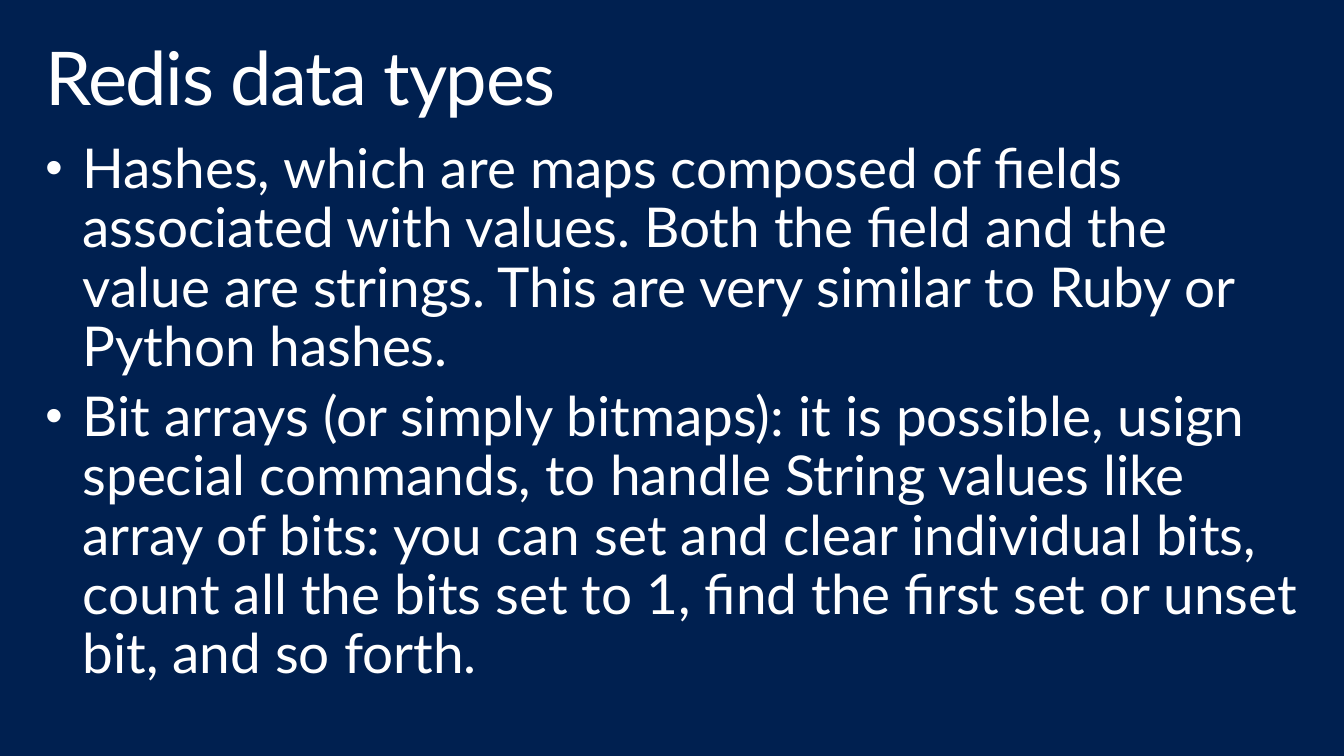
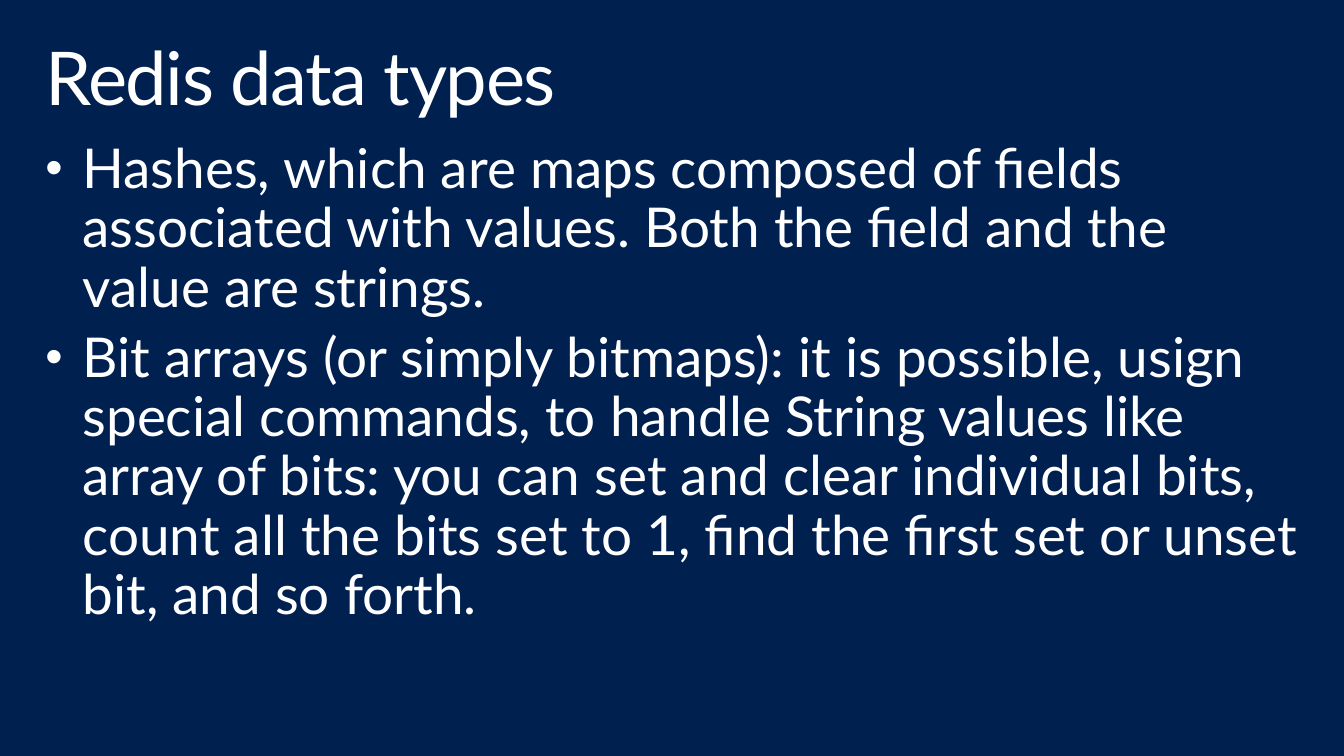
Before and after one commit to shawnweisfeld/20141210_Redis, a slide deck: slide 13 of Redis.pptx. Drawn at 1344x756 pixels with LibreOffice and Linux fonts; fonts in the diff are those of the drawing; background and template pictures are left out. Boxes give left, top, right and bottom in pixels: in the first picture for what was removed or moved away, otherwise in the second. Text is boxed around its words. In the diff, an @@ line names an element or a change of style, - is before the commit and + after.

```diff
--- a/Redis.pptx
+++ b/Redis.pptx
@@ text at [83,147,1167,317]: text changed @@
-• Hashes, which are maps composed of fields associated with values. Both the field and the value are strings. This are very similar to Ruby or Python hashes.
+• Hashes, which are maps composed of fields associated with values. Both the field and the value are strings.
```
Also in this commit, not shown: 3 other slides changed, 4 other files.
